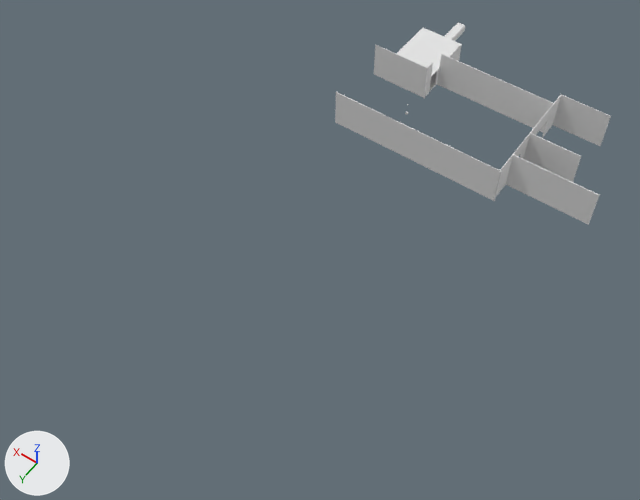
Two versions of the Blender file Blender Files/Level1.blend, one commit apart.
One viewpoint serves both versions: a 50 mm lens placed at (-302.0, 568.0, 616.0), pointed at (-21.0, 175.0, -3.0). The lights are fixed; the arrows at lower left show +X, +Y and +Z.

The older version as bpy lines, for what is in view:
```python
me_cube_006 = bpy.data.meshes.new('Cube.006')
me_cube_006.from_pydata(...)  # 36 vertices, 34 faces; spans x -1.0..1.0, y -1.0..1.0, z -1.0..1.0
me_cube_010 = bpy.data.meshes.new('Cube.010')
me_cube_010.from_pydata(...)  # a box spanning x -1.0..1.0, y -1.0..1.0, z -1.0..1.0
me_cube_017 = bpy.data.meshes.new('Cube.017')
me_cube_017.from_pydata(...)  # a box spanning x -1.0..1.0, y -1.0..1.0, z -1.0..1.0
ob_cube_005 = bpy.data.objects.new('Cube.005', me_cube_006)
ob_cube_005.location = (-121.3, -12.8, 31.4)
ob_cube_005.rotation_euler = (0.0, 0.0, 1.571)  # degrees (0, 0, 90)
ob_cube_005.scale = (60.2, 0.323, 19.5)
ob_cube_009 = bpy.data.objects.new('Cube.009', me_cube_010)
ob_cube_009.location = (22.9, -67.1, 32.9)
ob_cube_009.rotation_euler = (1.571, 0.0, 1.571)  # degrees (90, 0, 90)
ob_cube_009.scale = (35.3, 0.476, 23.3)
ob_cube_015 = bpy.data.objects.new('Cube.015', me_cube_017)
ob_cube_015.location = (-162.7, 22.8, 31.4)
ob_cube_015.rotation_euler = (0.0, 0.0, 3.142)  # degrees (0, 0, 180)
ob_cube_015.scale = (41.1, 0.323, 19.5)
# also in view: 'Cube.013' at (-146.0, -73.0, 31.0); 'Cube.011' at (-35.0, 47.0, 31.0); 'Cube.001' at (30.0, -32.0, 32.0); 'Cube.014' at (-146.0, -10.0, 31.0); 'Cube.012' at (-61.0, -58.0, 31.0)
```
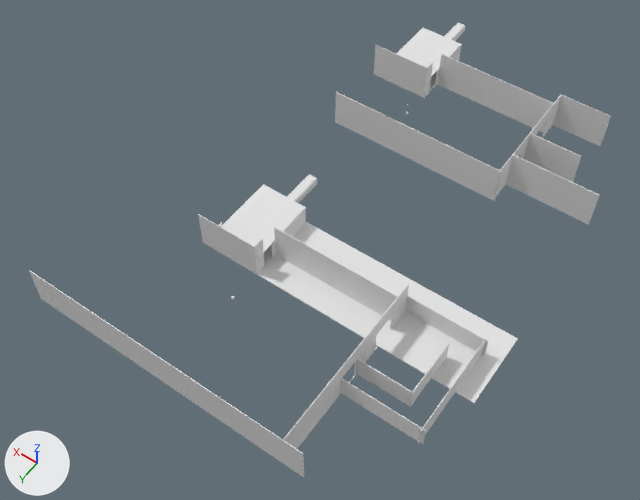
Boxes [x1, y1, x2, y2] around the edits, measured in the pictures (640 x 500 px):
'Cube.033', added
    after: [257, 222, 518, 403]
'Cube.020', added
    after: [29, 270, 304, 477]
'Cube.019', added
    after: [274, 227, 398, 321]
'Cube.022', added
    after: [222, 184, 306, 260]
'Cube.026', added
    after: [283, 284, 409, 449]
'Cube.030', added
    after: [198, 214, 257, 274]
'Cube.035', added
    after: [405, 296, 489, 356]
'Cube.034', added
    after: [356, 342, 449, 407]
'Cube.016', added
    after: [341, 378, 426, 444]
'Cube.017', added
    after: [418, 338, 486, 444]
'Cube.023', added
    after: [287, 174, 317, 203]
'Cube.025', added
    after: [271, 208, 305, 257]
'Cube.024', added
    after: [255, 239, 265, 274]
'Cube.021', added
    after: [216, 231, 298, 273]
'Cube.029', added
    after: [305, 209, 306, 223]

Patch to the scene script:
```diff
--- a/Blender Files/Level1.blend.py
+++ b/Blender Files/Level1.blend.py
@@ ob_cube_035 @@
+ob_cube_035 = bpy.data.objects.new('Cube.035', me_cube_017.copy())  # the mesh of ob_cube_015
+ob_cube_035.location = (-158.3, 196.2, 24.6)
+ob_cube_035.rotation_euler = (0.0, 0.0, 3.142)  # degrees (0, 0, 180)
+ob_cube_035.scale = (36.8, 0.323, 10.9)
@@ ob_cube_016 @@
+ob_cube_016 = bpy.data.objects.new('Cube.016', me_cube_017.copy())  # the mesh of ob_cube_015
+ob_cube_016.location = (-158.3, 288.5, 24.6)
+ob_cube_016.rotation_euler = (0.0, 0.0, 3.142)  # degrees (0, 0, 180)
+ob_cube_016.scale = (36.8, 0.323, 10.9)
@@ ob_cube_017 @@
+ob_cube_017 = bpy.data.objects.new('Cube.017', me_cube_017.copy())  # the mesh of ob_cube_015
+ob_cube_017.location = (-192.3, 242.4, 24.6)
+ob_cube_017.rotation_euler = (0.0, 0.0, 1.571)  # degrees (0, 0, 90)
+ob_cube_017.scale = (47.7, 0.323, 10.9)
@@ ob_cube_034 @@
+ob_cube_034 = bpy.data.objects.new('Cube.034', me_cube_034)  # 16 vertices, 14 faces; spans x -1.0..1.0, y -1.0..164.0, z -1.0..1.0
+ob_cube_034.location = (-146.3, 267.5, 24.6)
+ob_cube_034.rotation_euler = (0.0, 0.0, 3.142)  # degrees (0, 0, 180)
+ob_cube_034.scale = (25.1, 0.323, 10.9)
@@ ob_cube_033 @@
+ob_cube_033 = bpy.data.objects.new('Cube.033', me_cube_017.copy())  # the mesh of ob_cube_015
+ob_cube_033.location = (-103.7, 201.7, 13.5)
+ob_cube_033.rotation_euler = (1.571, 0.0, 1.571)  # degrees (90, 0, 90)
+ob_cube_033.scale = (35.3, 0.476, 105.0)
@@ ob_cube_030 @@
+ob_cube_030 = bpy.data.objects.new('Cube.030', me_cube_017.copy())  # the mesh of ob_cube_015
+ob_cube_030.location = (29.6, 236.8, 32.3)
+ob_cube_030.scale = (29.9, 0.323, 18.7)
@@ ob_cube_029 @@
+ob_cube_029 = bpy.data.objects.new('Cube.029', me_cube_017.copy())  # the mesh of ob_cube_015
+ob_cube_029.location = (22.0, 167.9, 23.3)
+ob_cube_029.scale = (22.4, 0.323, 9.68)
@@ ob_cube_026 @@
+ob_cube_026 = bpy.data.objects.new('Cube.026', me_cube_026)  # 42 vertices, 40 faces; spans x -1.0..1.72, y -1.0..1.0, z -1.0..1.0
+ob_cube_026.location = (-121.3, 256.0, 31.4)
+ob_cube_026.rotation_euler = (0.0, 0.0, 1.571)  # degrees (0, 0, 90)
+ob_cube_026.scale = (60.2, 0.323, 19.5)
@@ ob_cube_025 @@
+ob_cube_025 = bpy.data.objects.new('Cube.025', me_cube_017.copy())  # the mesh of ob_cube_015
+ob_cube_025.location = (0.0, 191.4, 23.7)
+ob_cube_025.rotation_euler = (0.0, 0.0, 1.571)  # degrees (0, 0, 90)
+ob_cube_025.scale = (24.0, 0.323, 10.2)
@@ ob_cube_024 @@
+ob_cube_024 = bpy.data.objects.new('Cube.024', me_cube_017.copy())  # the mesh of ob_cube_015
+ob_cube_024.location = (0.0, 231.6, 31.4)
+ob_cube_024.rotation_euler = (0.0, 0.0, 1.571)  # degrees (0, 0, 90)
+ob_cube_024.scale = (5.09, 0.323, 19.5)
@@ ob_cube_023 @@
+ob_cube_023 = bpy.data.objects.new('Cube.023', me_cube_023)  # 188 vertices, 186 faces; spans x -4.8..4.8, y -4.3..4.4, z -17.6..17.6; in mat_material_004 (its picture is missing)
+ob_cube_023.location = (22.4, 142.7, 18.5)
+ob_cube_023.rotation_euler = (1.569, 0.0, 0.0)  # degrees (90, 0, 0)
@@ ob_cube_022 @@
+ob_cube_022 = bpy.data.objects.new('Cube.022', me_cube_017.copy())  # the mesh of ob_cube_015
+ob_cube_022.location = (22.9, 201.7, 32.9)
+ob_cube_022.rotation_euler = (1.571, 0.0, 1.571)  # degrees (90, 0, 90)
+ob_cube_022.scale = (35.3, 0.476, 23.3)
@@ ob_cube_021 @@
+ob_cube_021 = bpy.data.objects.new('Cube.021', me_cube_017.copy())  # the mesh of ob_cube_015
+ob_cube_021.location = (22.9, 201.7, 13.5)
+ob_cube_021.rotation_euler = (1.571, 0.0, 1.571)  # degrees (90, 0, 90)
+ob_cube_021.scale = (35.3, 0.476, 23.3)
@@ ob_cube_020 @@
+ob_cube_020 = bpy.data.objects.new('Cube.020', me_cube_017.copy())  # the mesh of ob_cube_015
+ob_cube_020.location = (-4.0, 359.4, 31.4)
+ob_cube_020.rotation_euler = (0.0, 0.0, 3.142)  # degrees (0, 0, 180)
+ob_cube_020.scale = (135.0, 0.323, 19.5)
@@ ob_cube_019 @@
+ob_cube_019 = bpy.data.objects.new('Cube.019', me_cube_017.copy())  # the mesh of ob_cube_015
+ob_cube_019.location = (-60.5, 210.9, 31.4)
+ob_cube_019.rotation_euler = (0.0, 0.0, 3.142)  # degrees (0, 0, 180)
+ob_cube_019.scale = (60.2, 0.323, 19.5)
```
